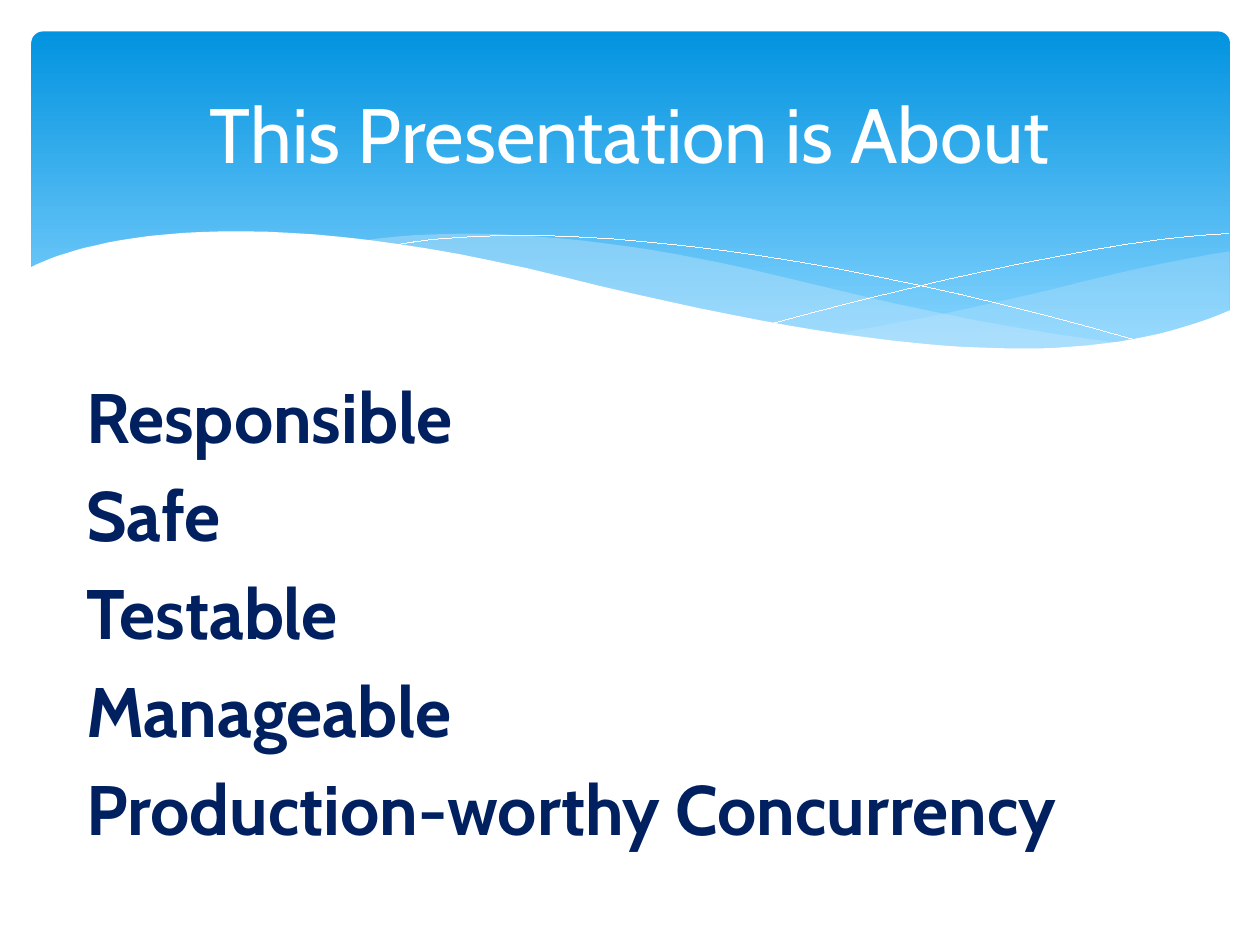
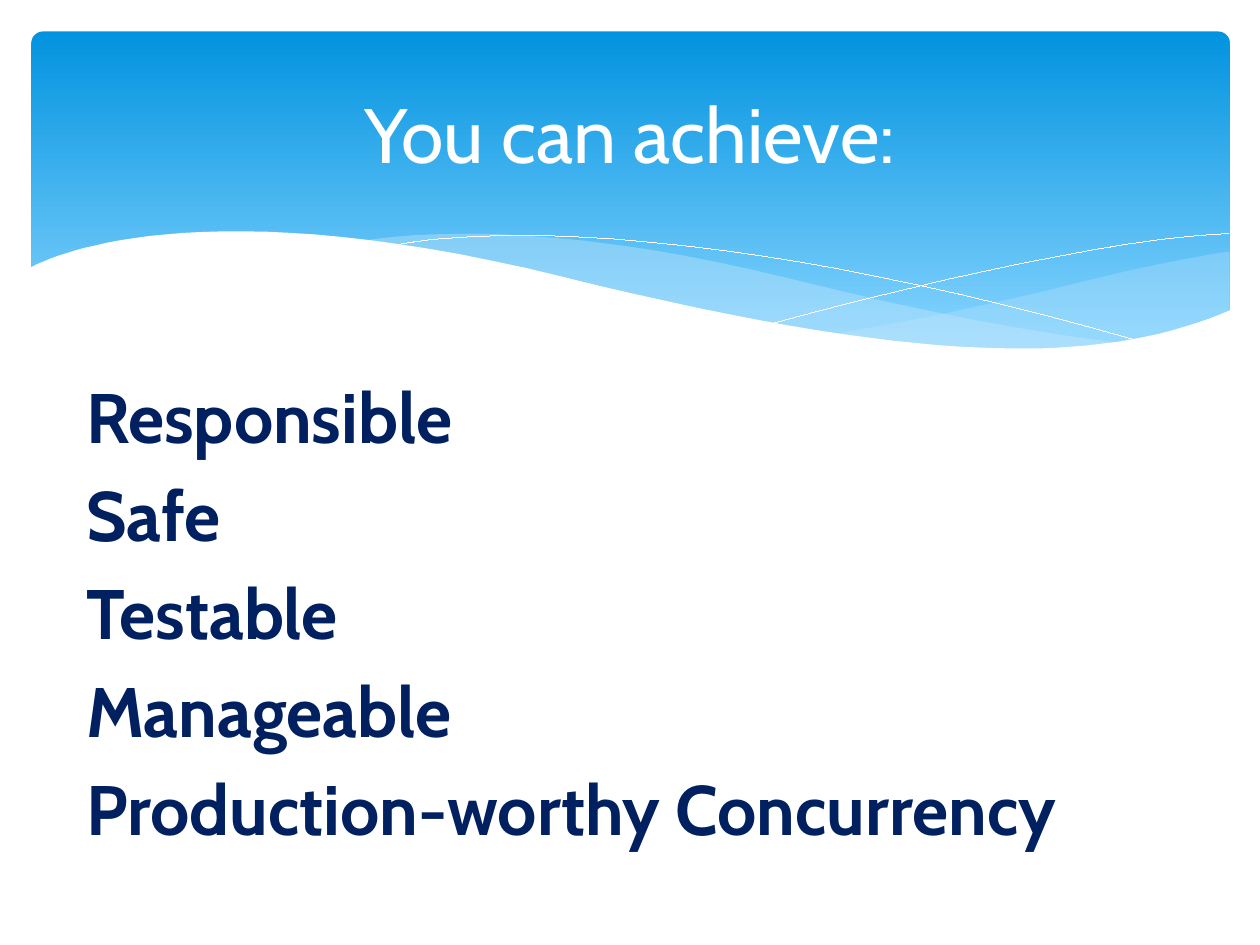
Before and after one commit to marcesher/mxunit-cfmeetups, a slide deck: slide 9 of CFObjective_2012_Concurrency/preso/concurrency_zen.pptx (slide 6 before the commit). Drawn at 1260x945 pixels with LibreOffice and Linux fonts; fonts in the diff are those of the drawing. Boxes give left, top, right and bottom in pixels: in the first picture for what was removed or moved away, otherwise in the second. Text is boxed around its words. In the diff, an @@ line names an element or a change of style, - is before the commit and + after.

```diff
--- a/CFObjective_2012_Concurrency/preso/concurrency_zen.pptx
+++ b/CFObjective_2012_Concurrency/preso/concurrency_zen.pptx
@@ title at bbox=[364, 105, 895, 164]: text changed @@
-This Presentation is About
+You can achieve:
```
Also in this commit, not shown: 2 other slides changed, 6 slides added, 3 slides removed.
